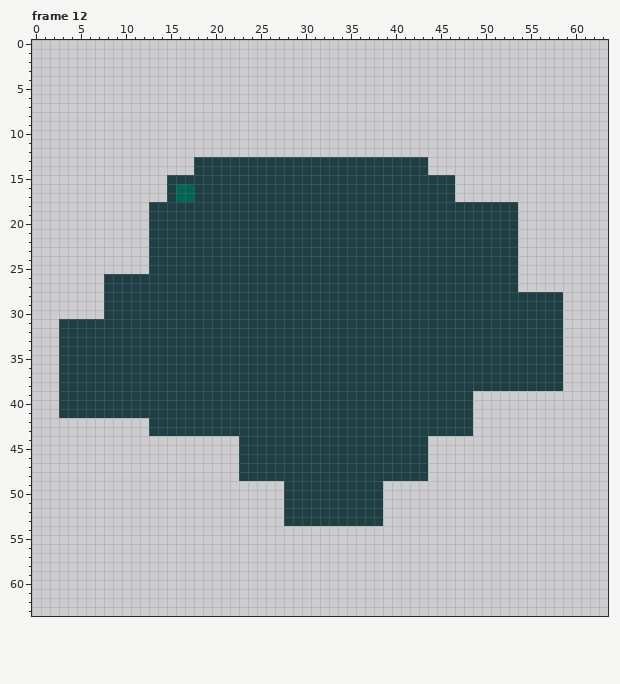
A pixel-art file gets an edit: assets/perry_jetpack/player_3.aseprite. This is how it looked before the edit.
64x64 pixels, 20 frames. Shown: frame 12. The commit also changed other frames, which this record leaves out.
And afterwards:
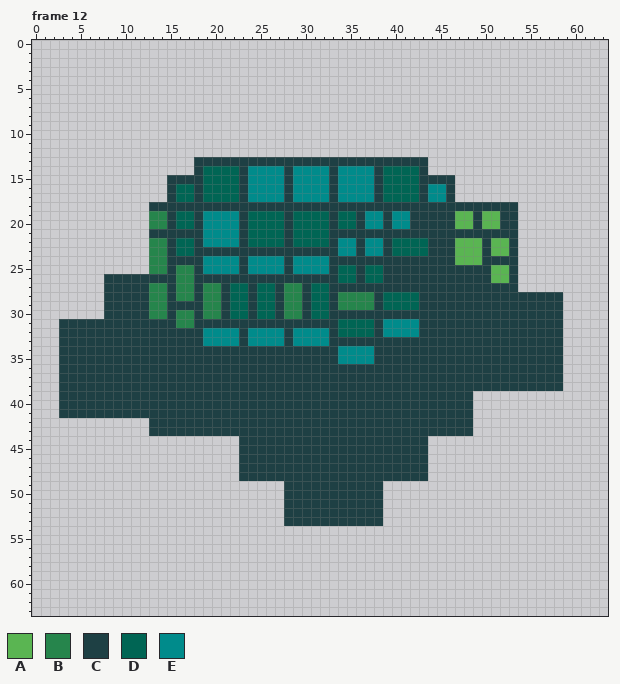
Palette (. is transparent): A #5ab552  B #26854c  C #1e4044  D #006554  E #008b8b
Changes in this commit:
Frame 12, layer "Layer 1 #2":
The author changed colour C to colour A in rows 19 to 20 at x 47 to 48 and 50 to 51; in rows 22 to 23 at x 47 to 49 and 51 to 52; in row 24 at x 47 to 49; in rows 25 to 26 at x 51 to 52.
The author changed colour C to colour B in rows 19 to 20 at x 13 to 14; in rows 22 to 24 at x 13 to 14; in row 25 at x 13 to 14 and 16 to 17; in row 26 at x 16 to 17; in row 27 at x 13 to 14, 16 to 17, 19 to 20 and 28 to 29; in row 28 at x 13 to 14, 16 to 17, 19 to 20, 28 to 29 and 34 to 37.
The author changed colour C to colour B in row 29 at x 13 to 14, 19 to 20, 28 to 29 and 34 to 37; in row 30 at x 13 to 14, 16 to 17, 19 to 20 and 28 to 29; in row 31 at x 16 to 17.
The author changed colour C to colour D in rows 14 to 17 at x 19 to 22 and 39 to 42; in rows 19 to 20 at x 16 to 17, 24 to 27, 29 to 32 and 34 to 35; in row 21 at x 24 to 27 and 29 to 32; in row 22 at x 16 to 17, 24 to 27, 29 to 32 and 40 to 43; in row 23 at x 16 to 17 and 40 to 43; in rows 25 to 26 at x 34 to 35 and 37 to 38.
The author changed colour C to colour D in row 27 at x 22 to 23, 25 to 26 and 31 to 32; in rows 28 to 29 at x 22 to 23, 25 to 26, 31 to 32 and 39 to 42; in row 30 at x 22 to 23, 25 to 26 and 31 to 32; in rows 31 to 32 at x 34 to 37.
The author changed colour C to colour E in rows 14 to 15 at x 24 to 27, 29 to 32 and 34 to 37; in rows 16 to 17 at x 24 to 27, 29 to 32, 34 to 37 and 44 to 45; in rows 19 to 20 at x 19 to 22, 37 to 38 and 40 to 41; in row 21 at x 19 to 22; in row 22 at x 19 to 22, 34 to 35 and 37 to 38; in row 23 at x 34 to 35 and 37 to 38.
The author changed colour C to colour E in rows 24 to 25 at x 19 to 22, 24 to 27 and 29 to 32; in row 31 at x 39 to 42; in row 32 at x 19 to 22, 24 to 27, 29 to 32 and 39 to 42; in row 33 at x 19 to 22, 24 to 27 and 29 to 32; in rows 34 to 35 at x 34 to 37.
Where, in picture pixels (left, top, right, bottom), the same in both pictures:
changed: (149, 166, 509, 364)
